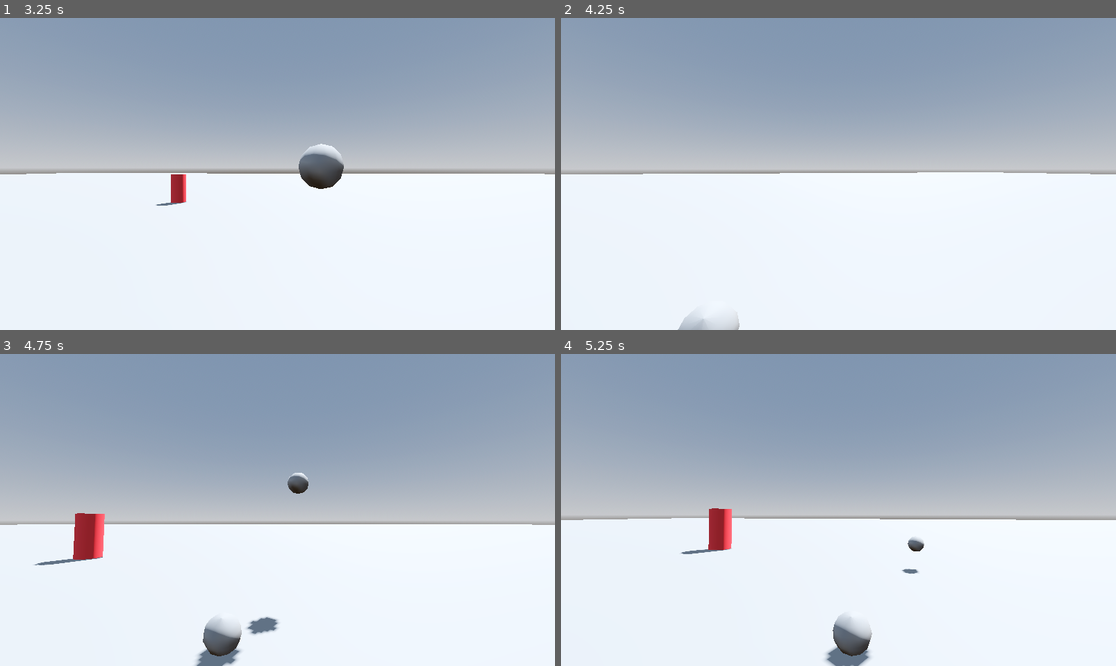
Above: before the commit, frames 1-4 (two rows, left to right).
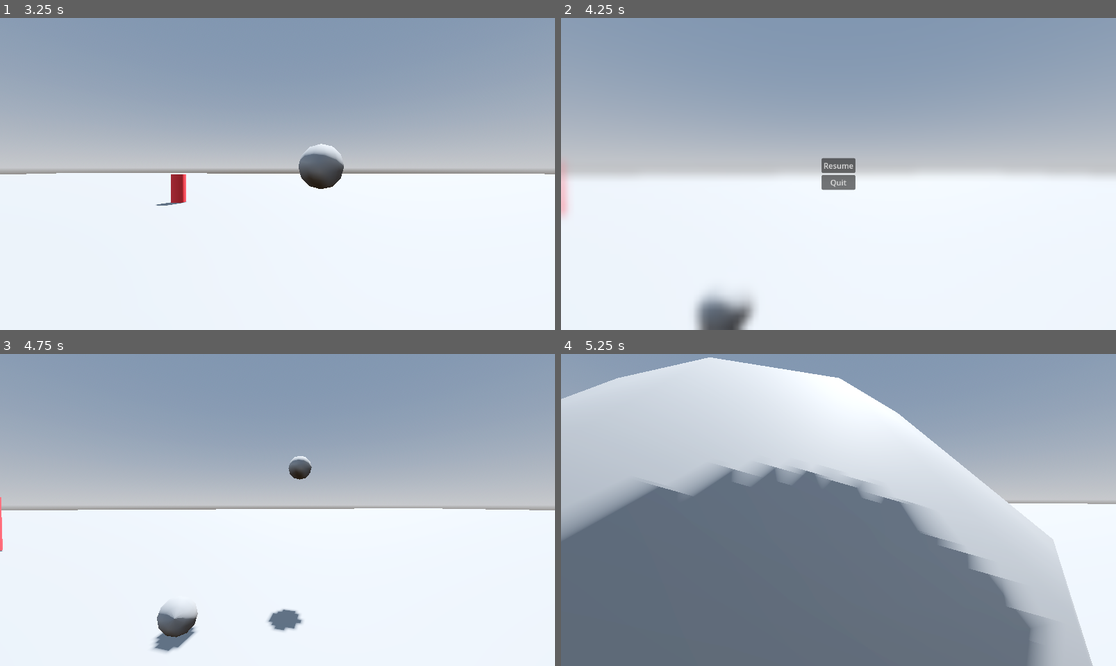
Above: after the commit, the same moments.

Repository: toni-zitoni/Boom
Game: Godot game, scene res://world.tscn
Two runs of this game, one before a commit and one after it. Both use one fixed random seed, a clock stepped at 60 frames per second and the inputs below.
Inputs (mouse positions are in pixels of both pictures, inside the frame that each line leads up to):
- Up to frame 1 (3.25 s): tap Enter at 0.5 s; move the mouse to (305, 174) at 0.52 s; press the mouse at (305, 174) at 0.53 s; hold W (up) from 0.53 s (still down); tap Space (jump) at 0.77, 1.52, 3.02 s; move the mouse to (249, 174) at 1.27 s; release the mouse at (249, 174) at 1.28 s; click (249, 174) at 1.35 s; move the mouse to (288, 167) at 2.02 s; press the mouse at (288, 167) at 2.03 s; move the mouse to (271, 180) at 2.77 s; release the mouse at (271, 180) at 2.78 s; click (271, 180) at 2.85 s
- Up to frame 2 (4.25 s): keep holding W (up); move the mouse to (877, 177) at 3.52 s; press the mouse at (877, 177) at 3.53 s; tap Space (jump) at 3.77 s; tap Escape (ui_cancel) at 4.15 s
- Up to frame 3 (4.75 s): release W (up) at 4.25 s; release the mouse at (316, 513) at 4.25 s; click (277, 500) at 4.25 s, where only the run after the commit has a clickable "Resume"
- Up to frame 4 (5.25 s): move the mouse to (794, 506) at 5.02 s; hold W (up) from 5.03 s (still down); click (794, 506) at 5.1 s

Frame 1 is identical in both runs. In frame 2, 3.4% of the frame differs, in the area x 0-100%, y 44-100%; in frame 3, 8.9%; in frame 4, 72%, in the area x 0-100%, y 1-100%.

Commit message:
Made the explosion go away and fixed the pause menus.

Diff:
--- /dev/null
+++ b/Explosion Effects/explosion_effect.gd
@@ -0,0 +1,15 @@
+extends Node3D
+
+
+# Called when the node enters the scene tree for the first time.
+func _ready() -> void:
+	$CSGSphere3D/ExplosionTimer.start
+
+
+# Called every frame. 'delta' is the elapsed time since the previous frame.
+func _process(delta: float) -> void:
+	pass
+
+
+func _on_explosion_timer_timeout() -> void:
+	queue_free()
--- a/Explosion Effects/explosion_effect.tscn
+++ b/Explosion Effects/explosion_effect.tscn
@@ -1,8 +1,14 @@
-[gd_scene format=3 uid="uid://duo524tlwnt7p"]
+[gd_scene load_steps=2 format=3 uid="uid://duo524tlwnt7p"]
+
+[ext_resource type="Script" path="res://Explosion Effects/explosion_effect.gd" id="1_m3302"]
 
 [node name="Explosion Effect" type="Node3D"]
+script = ExtResource("1_m3302")
 
 [node name="CSGSphere3D" type="CSGSphere3D" parent="."]
 transform = Transform3D(5, 0, 0, 0, 5, 0, 0, 0, 5, 0, 0, 0)
 
-[node name="AnimationPlayer" type="AnimationPlayer" parent="CSGSphere3D"]
+[node name="ExplosionTimer" type="Timer" parent="CSGSphere3D"]
+autostart = true
+
+[connection signal="timeout" from="CSGSphere3D/ExplosionTimer" to="." method="_on_explosion_timer_timeout"]
--- a/Main Menu/Main_menu.gd
+++ b/Main Menu/Main_menu.gd
@@ -1,11 +1,14 @@
 extends Control
+
 
 #Replace the reference here with the first level
 var level = "res://Pause Menu/main.tscn"
 var options = "res://Options Menu/Options_menu.tscn"
 
+
 func _on_play_pressed() -> void:
 	get_tree().change_scene_to_file(level)
+
 
 #If you dont have an options menu, just delete the button and the following function
 func _on_options_pressed() -> void:
--- a/Player/basic_bomb.tscn
+++ b/Player/basic_bomb.tscn
@@ -57,7 +57,7 @@
 shape = SubResource("SphereShape3D_avoes")
 
 [node name="FuseTimer" type="Timer" parent="."]
-wait_time = 5.0
+wait_time = 2.0
 autostart = true
 
 [connection signal="timeout" from="FuseTimer" to="." method="_on_fuse_timer_timeout"]
--- a/Scripts/Player.gd
+++ b/Scripts/Player.gd
@@ -5,6 +5,7 @@
 const JUMP_VELOCITY = 4.5
 const SENSITIVITY = 0.003
 
+@onready var world: Node3D = $".."
 
 @onready var head = $Head
 @onready var camera = $Head/Camera3D
@@ -13,10 +14,11 @@
 var canThrowBomb = true
 var Bomb = preload("res://Player/basic_bomb.tscn")
 
-#make it so the mouse toggles being captured or not on esc presses
+
 
 func _ready():
 	Input.set_mouse_mode(Input.MOUSE_MODE_CAPTURED)
+
 
 func _unhandled_input(event):
 	if event is InputEventMouseMotion:
@@ -24,11 +26,12 @@
 		camera.rotate_x(-event.relative.y * SENSITIVITY)
 		camera.rotation.x = clamp(camera.rotation.x, deg_to_rad(-40), deg_to_rad(60))
 
+
 func _physics_process(delta: float) -> void:
 
 	if Input.is_action_pressed("ui_cancel"):
 		Input.mouse_mode = Input.MOUSE_MODE_VISIBLE
-	if Input.is_action_pressed("throw"):
+	if Input.is_action_pressed("throw") && world.paused == false:
 		if Input.mouse_mode == Input.MOUSE_MODE_VISIBLE:
 			Input.mouse_mode = Input.MOUSE_MODE_CAPTURED
 
@@ -36,7 +39,7 @@
 	if not is_on_floor():
 		velocity += get_gravity() * delta
 
-	if Input.is_action_just_released("throw") && canThrowBomb:
+	if Input.is_action_just_released("throw") && canThrowBomb && world.paused == false:
 		bombThrow()
 
 	# Handle jump.
@@ -55,6 +58,7 @@
 
 	move_and_slide()
 
+
 func bombThrow():
 	var bomb_ins = Bomb.instantiate()
 	bomb_ins.position = $Head/Camera3D/BombReleasePoint/BombPos.global_position
@@ -69,5 +73,6 @@
 
 	bomb_ins.apply_central_impulse(player_rotation * force + Vector3(0, bomb_up_dir, 0))
 
+
 func _on_throw_timer_timeout() -> void:
 	canThrowBomb = true
--- a/Scripts/basic_bomb.gd
+++ b/Scripts/basic_bomb.gd
@@ -1,22 +1,16 @@
 extends RigidBody3D
 
-#@export var  bombSize =  0
+
 var damage = 50
-#@onready var bombRadius: CollisionShape3D = $Radius/CollisionShape3D
 
-#get some sort of visual indicator for size of explosion radius
 
 var Explosion = preload("res://Explosion Effects/explosion_effect.tscn")
+
 
 # Called when body collides with something.
 func _on_body_entered(body):
 	linear_damp = 0.3 # Dampens body's movement.
 	angular_damp = 1.5 # Dampens body's rotation.
-
-
-# Called when the node enters the scene tree for the first time.
-#func _ready() -> void:
-	#bombRadius.transform.scaled_local(Vector3(bombSize,bombSize,bombSize))
 
 
 # Called every frame. 'delta' is the elapsed time since the previous frame.
--- a/Scripts/big_demon.gd
+++ b/Scripts/big_demon.gd
@@ -14,12 +14,14 @@
 	if health <= 0:
 		queue_free()
 
+
 func _physics_process(_delta: float) -> void:
 	# Add the gravity.
 	if not is_on_floor():
 		velocity += get_gravity() * _delta
 
 	move_and_slide()
+
 
 func initialize(start_position, player_position):
 	look_at_from_position(start_position, player_position, Vector3.UP)
--- a/Scripts/spawn.gd
+++ b/Scripts/spawn.gd
@@ -1,6 +1,10 @@
 extends Node3D
 
 #make enemies spawn higher up by like 2 change the randomness so the y isnt random
+@onready var pause_menu: Control = $"Pause Menu"
+
+var paused = false
+
 
 
 @export var enemy_scene: PackedScene
@@ -12,7 +16,8 @@
 
 # Called every frame. 'delta' is the elapsed time since the previous frame.
 func _process(delta: float) -> void:
-	pass
+	if Input.is_action_just_pressed("ui_cancel"):
+		pauseMenu()
 
 
 func _on_initial_mob_timer_timeout() -> void:
@@ -22,3 +27,12 @@
 	var player_position = $Player.position
 	big_demon.initialize(big_demon_spawn_location.position, player_position)
 	add_child(big_demon)
+
+func pauseMenu():
+	if paused:
+		pause_menu.hide()
+		Engine.time_scale = 1
+	else:
+		pause_menu.show()
+		Engine.time_scale = 0
+	paused = !paused
--- a/world.tscn
+++ b/world.tscn
@@ -1,8 +1,9 @@
-[gd_scene load_steps=13 format=3 uid="uid://2wcig26222tu"]
+[gd_scene load_steps=14 format=3 uid="uid://2wcig26222tu"]
 
 [ext_resource type="Script" path="res://Scripts/Player.gd" id="1_ml1um"]
 [ext_resource type="Script" path="res://Scripts/spawn.gd" id="1_si31i"]
 [ext_resource type="PackedScene" uid="uid://gt4uku1h10lv" path="res://Enemies/enemies.tscn" id="2_kl8ir"]
+[ext_resource type="PackedScene" uid="uid://dkgo0kdh2rdrf" path="res://Pause Menu/pause_menu.tscn" id="4_jf14y"]
 
 [sub_resource type="ProceduralSkyMaterial" id="ProceduralSkyMaterial_j34c8"]
 sky_horizon_color = Color(0.64625, 0.65575, 0.67075, 1)
@@ -114,5 +115,8 @@
 [node name="NavigationRegion3D" type="NavigationRegion3D" parent="."]
 navigation_mesh = SubResource("NavigationMesh_cscpe")
 
+[node name="Pause Menu" parent="." instance=ExtResource("4_jf14y")]
+visible = false
+
 [connection signal="timeout" from="Player/ThrowTimer" to="Player" method="_on_throw_timer_timeout"]
 [connection signal="timeout" from="InitialMobTimer" to="." method="_on_initial_mob_timer_timeout"]
